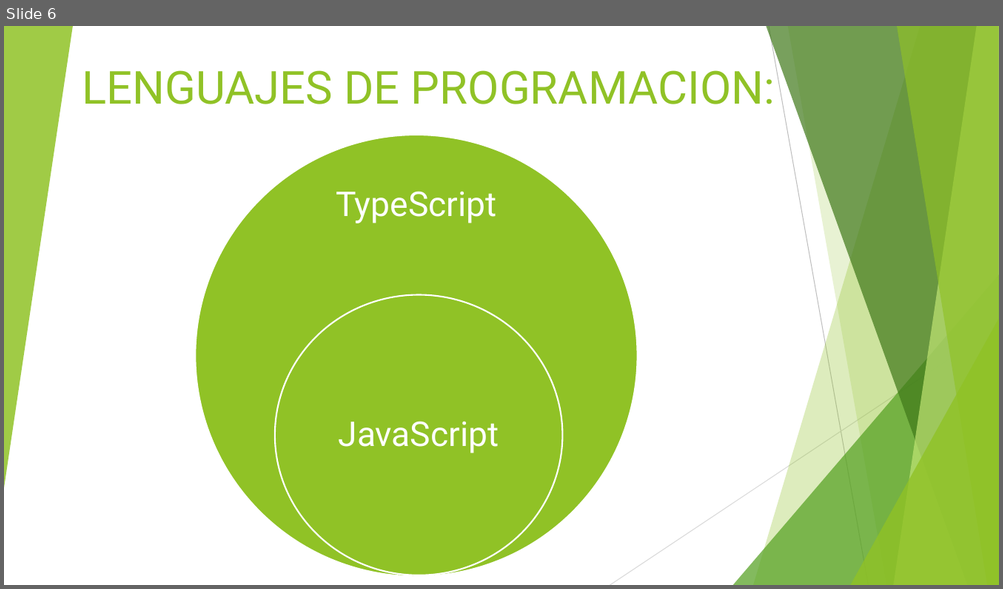
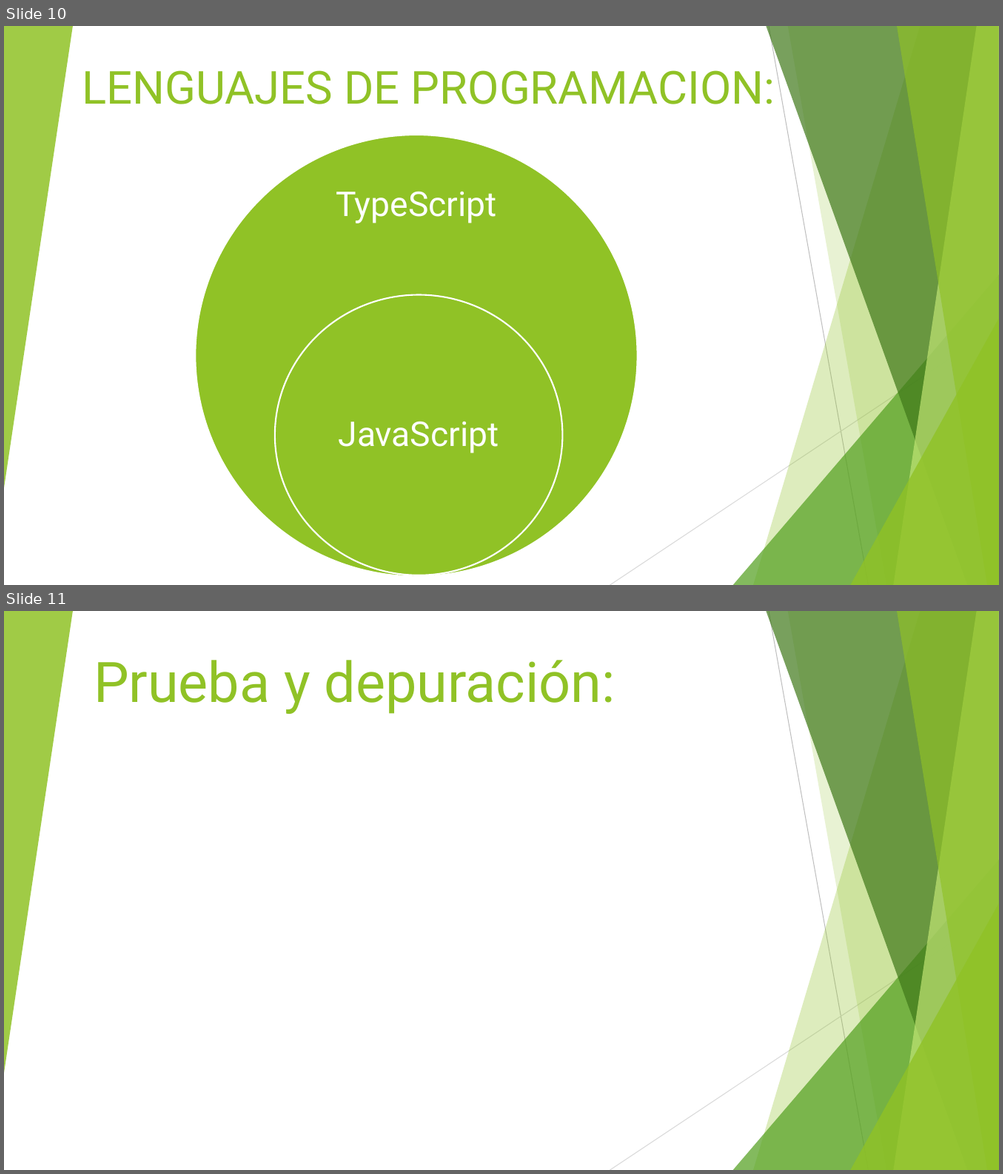
Before and after one commit to mariela21180/institucional-cfp, a slide deck: - Presentacion/Filminas.pptx. Shown one above the other, each under a label of ours: slide 6 before the commit, slides 10 and 11 after it. The pictures are 1003x589 and 1003x1174 pixels, drawn with LibreOffice and Linux fonts; fonts in the diff are those of the drawing. Boxes give left, top, right and bottom in pixels: in the first picture for what was removed or moved away, otherwise in the second. Text is boxed around its words. In the diff, an @@ line names an element or a change of style, - is before the commit and + after.

```diff
--- a/- Presentacion/Filminas.pptx
+++ b/- Presentacion/Filminas.pptx
@@ slide 11 added at (4,611,999,1170), background #FFFFFF; not listed: 10 template elements that a slide beside it also shows @@
@@ title added at (94,660,615,714), 54 pt, text #90C226 @@
+Prueba y depuración:
@@ what was slide 6 is now slide 10 @@
```
Also in this commit, not shown: 3 slides changed, 4 other slides added.
